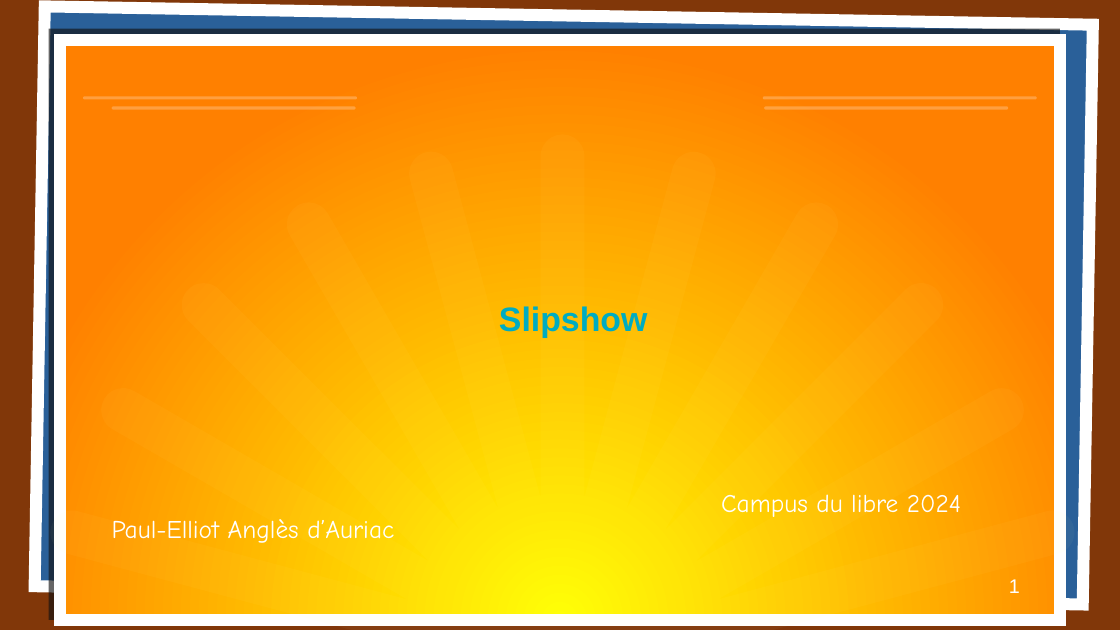
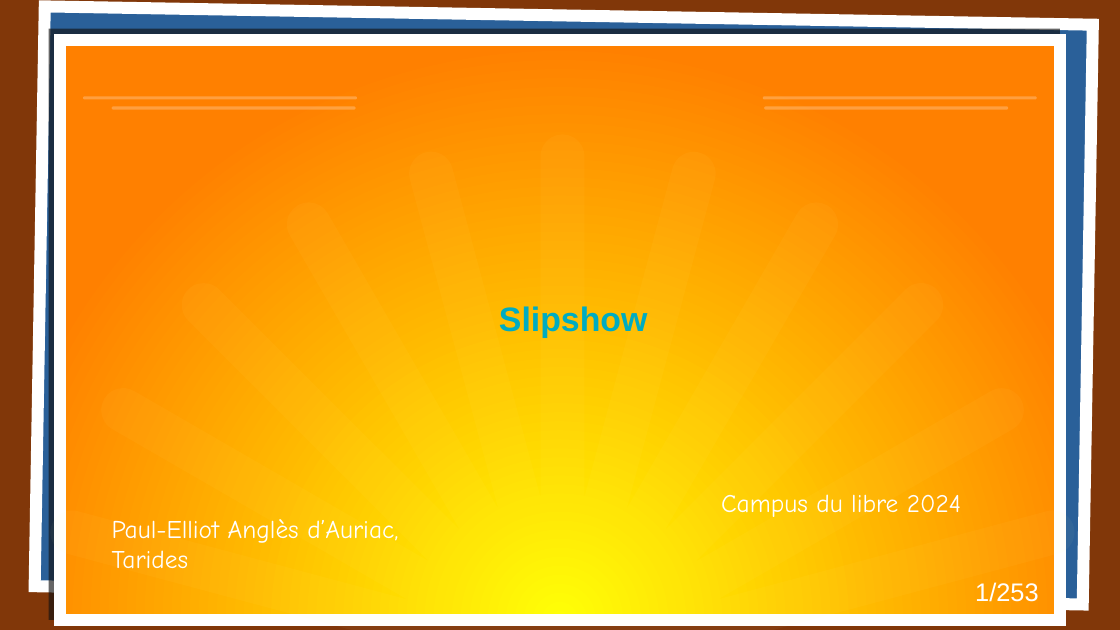
Before and after one commit to panglesd/presentations, a slide deck: slide 1 of campus_du_libre/slipshow_libreofiice2.odp. Drawn at 1120x630 pixels with LibreOffice and Linux fonts; fonts in the diff are those of the drawing. Boxes give left, top, right and bottom in pixels: in the first picture for what was removed or moved away, otherwise in the second. Text is boxed around its words. In the diff, an @@ line names an element or a change of style, - is before the commit and + after.

```diff
--- a/campus_du_libre/slipshow_libreofiice2.odp
+++ b/campus_du_libre/slipshow_libreofiice2.odp
@@ text at [112,519,398,569]: text changed @@
-Paul-Elliot Anglès d’Auriac
+Paul-Elliot Anglès d’Auriac,
+Tarides
@@ text at [975,582,1039,602]: text changed; size 14 to 18 pt @@
-1
+1/253
```
Also in this commit, not shown: 1 other slide changed, 2 other files.
